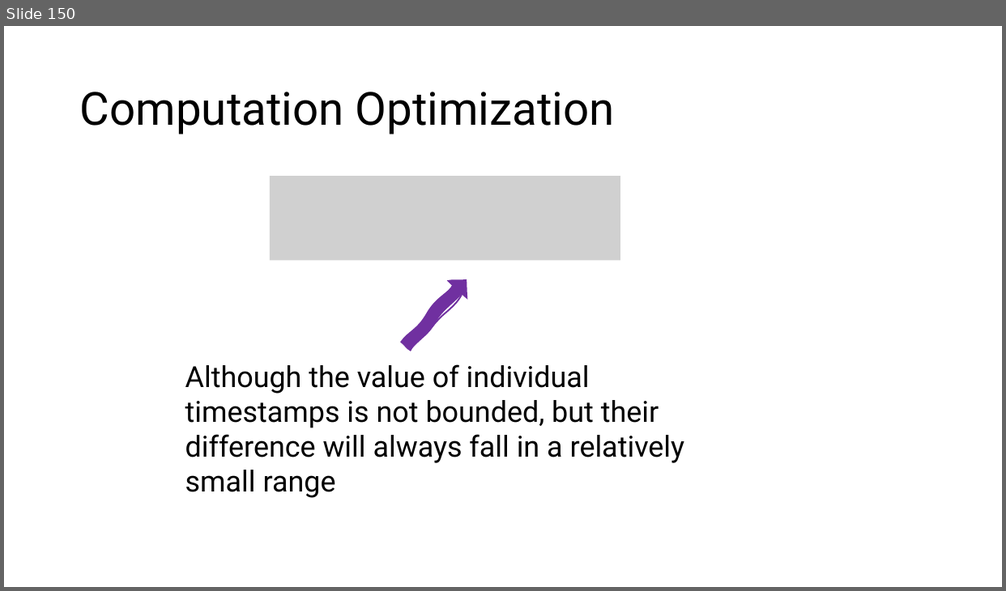
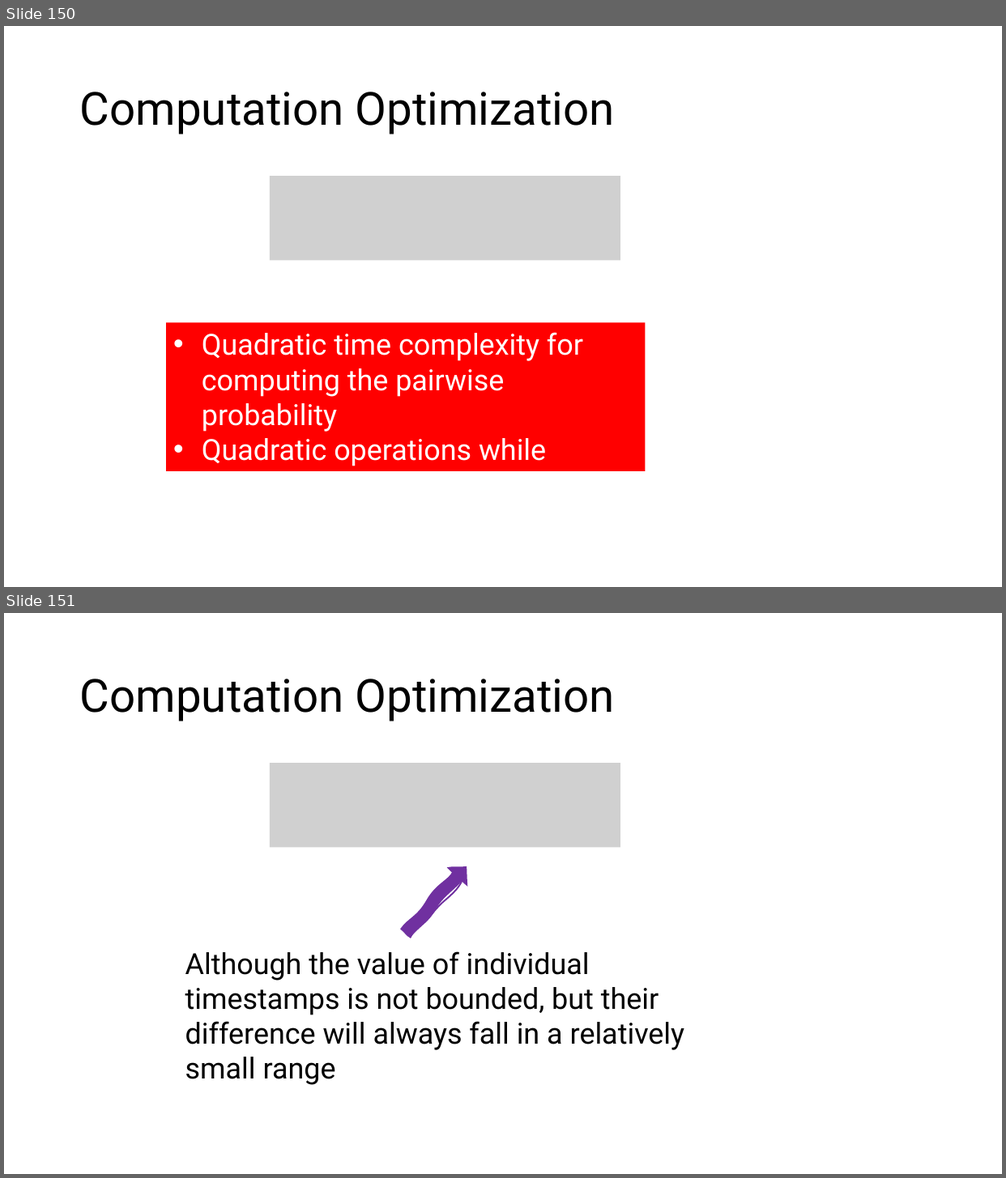
Before and after one commit to HaseebLUMS/Onyx-Presentation, a slide deck: thesis-latency-fairness.pptx. Shown one above the other, each under a label of ours: slide 150 before the commit, slides 150 and 151 after it. The pictures are 1006x591 and 1006x1178 pixels, drawn with LibreOffice and Linux fonts; fonts in the diff are those of the drawing; grey boxes stand for pictures. Boxes give left, top, right and bottom in pixels: in the first picture for what was removed or moved away, otherwise in the second. Text is boxed around its words. In the diff, an @@ line names an element or a change of style, - is before the commit and + after.

```diff
--- a/thesis-latency-fairness.pptx
+++ b/thesis-latency-fairness.pptx
@@ slide 150 added at [4, 26, 1002, 587], background #FFFFFF @@
@@ title added at [80, 92, 615, 135], 44 pt, text #000000 @@
+Computation Optimization
@@ picture added at [270, 176, 621, 260] @@
@@ rectangle added at [167, 323, 646, 472], fill #FF0000, 28 pt, text #FFFFFF @@
+• Quadratic time complexity for computing the pairwise probability
+• Quadratic operations while creating the graph
@@ what was slide 150 is now slide 151 @@
```
Also in this commit, not shown: 4 slides changed.
